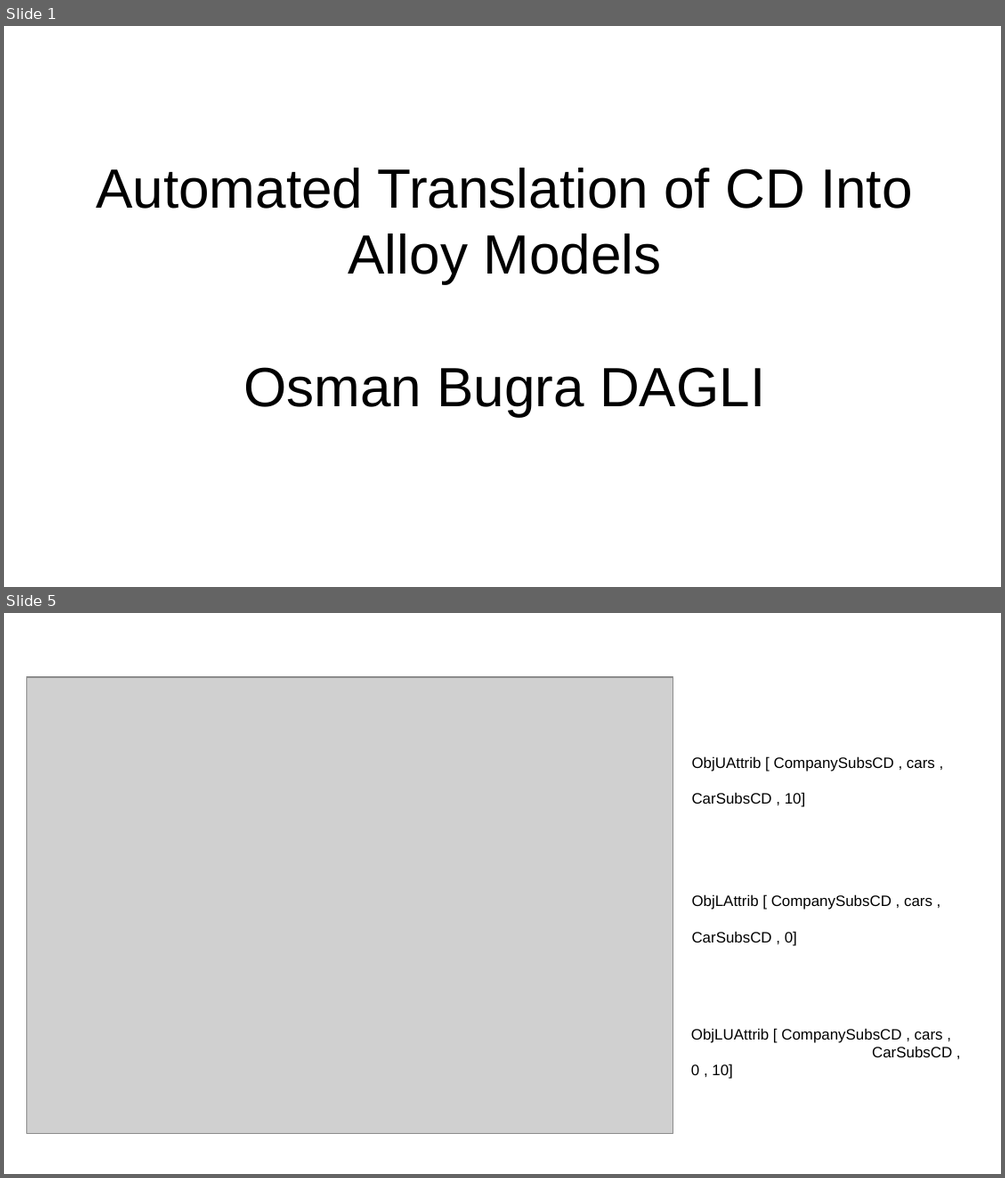
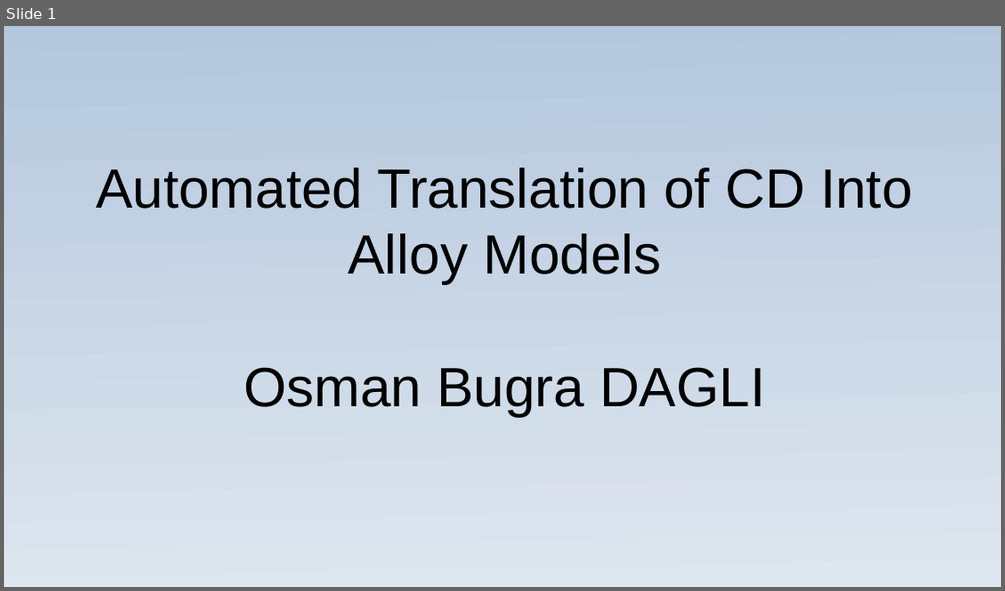
Before and after one commit to osmandagli/cd2alloy, a slide deck: slide/slide.odp. Shown one above the other, each under a label of ours: slides 1 and 5 before the commit, slide 1 after it; the slides between them are not shown. The pictures are 1005x1178 and 1005x591 pixels, drawn with LibreOffice and Linux fonts; fonts in the diff are those of the drawing; grey boxes stand for pictures. Boxes give left, top, right and bottom in pixels: in the first picture for what was removed or moved away, otherwise in the second. Text is boxed around its words. In the diff, an @@ line names an element or a change of style, - is before the commit and + after.

```diff
--- a/slide/slide.odp
+++ b/slide/slide.odp
@@ slide 5 removed at [4, 613, 1001, 1174], background #FFFFFF @@
@@ picture removed at [26, 677, 673, 1133] @@
@@ text removed at [692, 756, 935, 807] @@
-ObjUAttrib [ CompanySubsCD , cars ,
-CarSubsCD , 10]
@@ text removed at [692, 894, 932, 946] @@
-ObjLAttrib [ CompanySubsCD , cars ,
-CarSubsCD , 0]
@@ text removed at [691, 1028, 952, 1078] @@
-ObjLUAttrib [ CompanySubsCD , cars ,
-CarSubsCD , 0 , 10]
@@ slide 1 changed as well @@
@@ background #FFFFFF to gradient #B4C7DC to #DEE6EF @@
```
Also in this commit, not shown: 7 slides added, 4 other slides removed, 12 other files.
